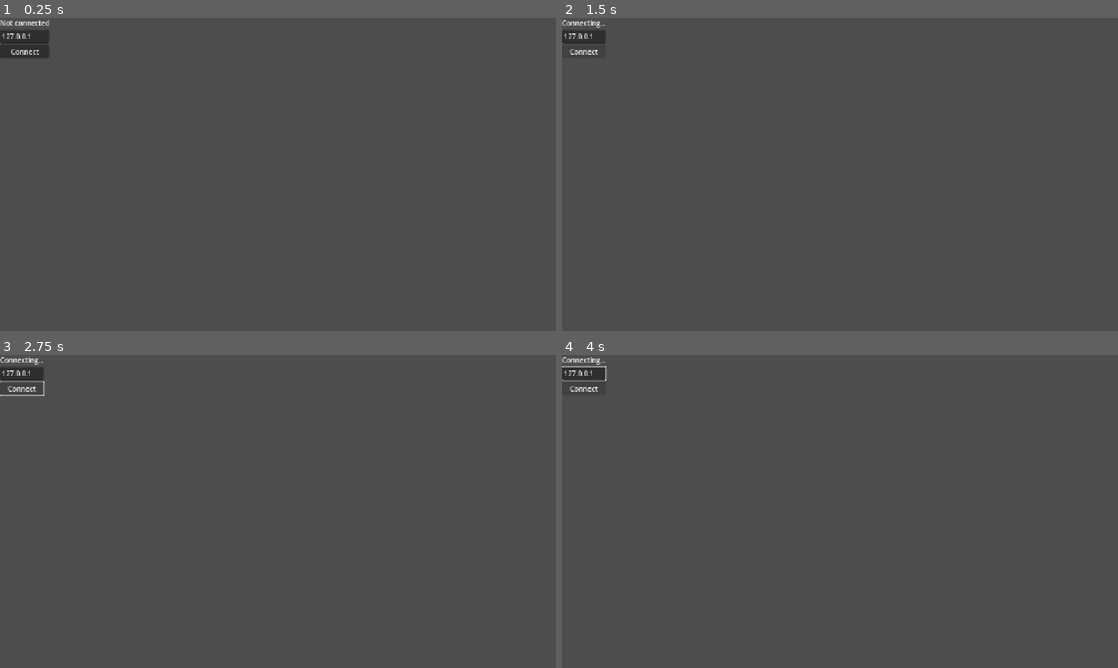
Above: before the commit, frames 1-4 (two rows, left to right).
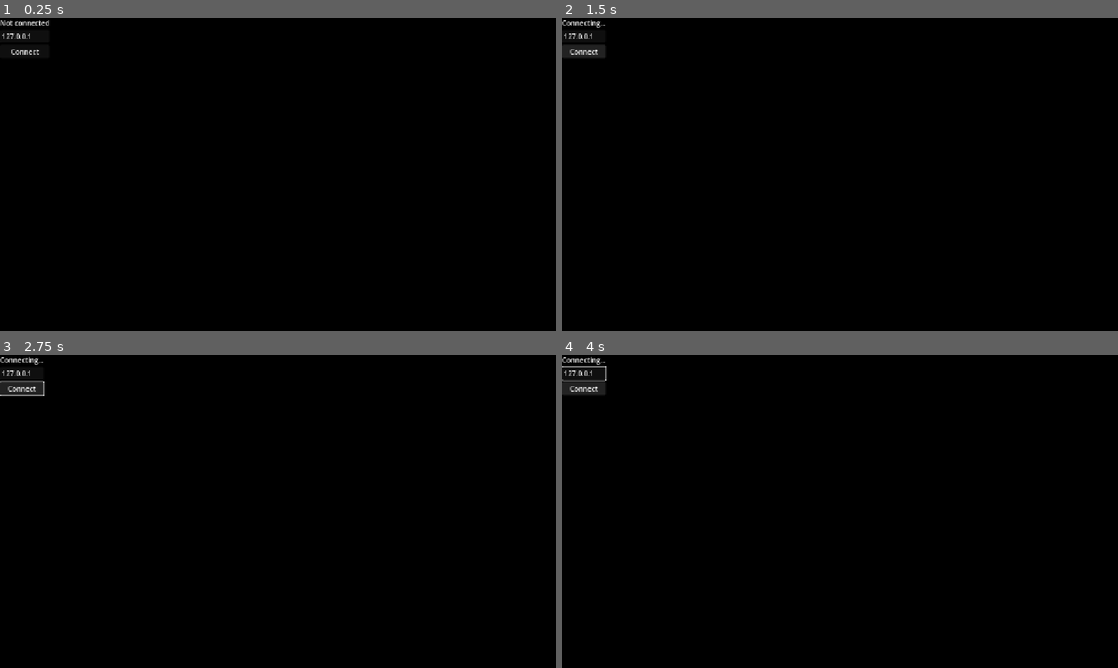
Above: after the commit, the same moments.

Repository: ivan-ball/webgamefp
Game: Godot game, scene res://boot/Boot.tscn
Two runs of this game, one before a commit and one after it. Both use one fixed random seed, a clock stepped at 60 frames per second and the inputs below.
Inputs:
- Up to frame 1 (0.25 s): no input
- Up to frame 2 (1.5 s): tap Enter at 0.5 s; hold Right (ui_right) 0.53-1.25 s; click "Connect" at 1.25 s
- Up to frame 3 (2.75 s): hold Down (ui_down) from 2.03 s (still down)
- Up to frame 4 (4 s): release Down (ui_down) at 2.78 s; hold Right (ui_right) 2.78-3.53 s; hold Up (ui_up) from 3.53 s (still down)

The runs differ from the first frame. In frame 1, 100% of the frame differs, in the area x 0-100%, y 0-100%; in frame 2, 100%; in frame 3, 100%; in frame 4, 100%.

Commit message:
Player spwaning and server-authoritative movement

Diff:
--- a/godot/client/client_main.gd
+++ b/godot/client/client_main.gd
@@ -8,10 +8,15 @@
 	status.text = "Not connected"
 	host_input.text = Net.get_default_host()
 	connect_button.pressed.connect(_on_connect_pressed)
-	multiplayer.connected_to_server.connect(func(): status.text = "Connected!")
+	multiplayer.connected_to_server.connect(_on_connected)
 	multiplayer.connection_failed.connect(func(): status.text = "Connection failed")
 	multiplayer.server_disconnected.connect(func(): status.text = "Disconnected from server")
 
 func _on_connect_pressed() -> void:
 	status.text = "Connecting..."
 	Net.start_client(host_input.text)
+
+
+func _on_connected() -> void:
+	status.text = "Connected!"
+	$VBox.hide()
--- a/godot/client/client_main.tscn
+++ b/godot/client/client_main.tscn
@@ -1,11 +1,14 @@
 [gd_scene format=3 uid="uid://bfirgqwo4gird"]
 
-[ext_resource type="Script" uid="uid://d05l8r2kiheip" path="res://client/client_main.gd" id="1_q508y"]
+[ext_resource type="Script" uid="uid://d05l8r2kiheip" path="res://client/client_main.gd" id="1_ogjql"]
+[ext_resource type="PackedScene" uid="uid://ci8m8cs38vbj6" path="res://game/world.tscn" id="2_kqxjk"]
 
-[node name="ClientMain" type="Control" unique_id=2089363499]
+[node name="Main" type="Control" unique_id=2089363499]
 layout_mode = 3
 anchors_preset = 0
-script = ExtResource("1_q508y")
+script = ExtResource("1_ogjql")
+
+[node name="World" parent="." unique_id=818112580 instance=ExtResource("2_kqxjk")]
 
 [node name="VBox" type="VBoxContainer" parent="." unique_id=1657823895]
 layout_mode = 0
--- /dev/null
+++ b/godot/game/player.gd
@@ -0,0 +1,24 @@
+extends CharacterBody2D
+
+const SPEED := 220.0
+var input_dir := Vector2.ZERO  # only used on the server
+
+func _ready() -> void:
+	$ColorRect.color = Color.from_hsv(float(name.to_int() % 360) / 360.0, 0.8, 1.0)
+
+func _physics_process(_delta: float) -> void:
+	if multiplayer.is_server():
+		velocity = input_dir * SPEED
+		move_and_slide()
+	elif name.to_int() == multiplayer.get_unique_id():
+		var dir := Input.get_vector("ui_left", "ui_right", "ui_up", "ui_down")
+		send_input.rpc_id(1, dir)
+
+@rpc("any_peer", "call_remote", "unreliable_ordered")
+func send_input(dir: Vector2) -> void:
+	if not multiplayer.is_server():
+		return
+	# Only accept input from the peer that owns this player
+	if multiplayer.get_remote_sender_id() != name.to_int():
+		return
+	input_dir = dir.limit_length(1.0)
--- /dev/null
+++ b/godot/game/player.tscn
@@ -0,0 +1,27 @@
+[gd_scene format=3 uid="uid://1fq6ax6sy0nm"]
+
+[ext_resource type="Script" uid="uid://csbqxhr8pf3k2" path="res://game/player.gd" id="1_dadds"]
+
+[sub_resource type="RectangleShape2D" id="RectangleShape2D_0t2b1"]
+size = Vector2(32, 32)
+
+[sub_resource type="SceneReplicationConfig" id="SceneReplicationConfig_fgci7"]
+properties/0/path = NodePath(".:position")
+properties/0/spawn = true
+properties/0/replication_mode = 1
+
+[node name="Player" type="CharacterBody2D" unique_id=1407301282]
+script = ExtResource("1_dadds")
+
+[node name="ColorRect" type="ColorRect" parent="." unique_id=614795776]
+offset_left = -16.0
+offset_top = -16.0
+offset_right = 16.0
+offset_bottom = 16.0
+color = Color(0, 1, 1, 1)
+
+[node name="CollisionShape2D" type="CollisionShape2D" parent="." unique_id=1590993317]
+shape = SubResource("RectangleShape2D_0t2b1")
+
+[node name="MultiplayerSynchronizer" type="MultiplayerSynchronizer" parent="." unique_id=416293310]
+replication_config = SubResource("SceneReplicationConfig_fgci7")
--- /dev/null
+++ b/godot/game/world.tscn
@@ -0,0 +1,14 @@
+[gd_scene format=3 uid="uid://ci8m8cs38vbj6"]
+
+[node name="World" type="Node2D" unique_id=818112580]
+
+[node name="Background" type="ColorRect" parent="." unique_id=1407405657]
+offset_right = 1280.0
+offset_bottom = 720.0
+color = Color(0, 0, 0, 1)
+
+[node name="Players" type="Node2D" parent="." unique_id=532965456]
+
+[node name="Spawner" type="MultiplayerSpawner" parent="." unique_id=989230125]
+_spawnable_scenes = PackedStringArray("uid://1fq6ax6sy0nm")
+spawn_path = NodePath("../Players")
--- a/godot/server/server_main.gd
+++ b/godot/server/server_main.gd
@@ -1,5 +1,20 @@
 extends Node
+
+@onready var players: Node2D = $World/Players
 
 func _ready() -> void:
 	print("Starting dedicated server...")
 	Net.start_server()
+	multiplayer.peer_connected.connect(_on_peer_connected)
+	multiplayer.peer_disconnected.connect(_on_peer_disconnected)
+
+func _on_peer_connected(id: int) -> void:
+	var p := preload("res://game/player.tscn").instantiate()
+	p.name = str(id)
+	p.position = Vector2(200 + randi() % 300, 200)
+	players.add_child(p)
+
+func _on_peer_disconnected(id: int) -> void:
+	var p := players.get_node_or_null(str(id))
+	if p:
+		p.queue_free()
--- a/godot/server/server_main.tscn
+++ b/godot/server/server_main.tscn
@@ -1,6 +1,9 @@
 [gd_scene format=3 uid="uid://c7wfn70sv655r"]
 
-[ext_resource type="Script" uid="uid://baig4jri032yy" path="res://server/server_main.gd" id="1_15vg1"]
+[ext_resource type="Script" uid="uid://baig4jri032yy" path="res://server/server_main.gd" id="1_g7q2q"]
+[ext_resource type="PackedScene" uid="uid://ci8m8cs38vbj6" path="res://game/world.tscn" id="2_uh23n"]
 
-[node name="ServerMain" type="Node" unique_id=323126849]
-script = ExtResource("1_15vg1")
+[node name="Main" type="Node" unique_id=323126849]
+script = ExtResource("1_g7q2q")
+
+[node name="World" parent="." unique_id=818112580 instance=ExtResource("2_uh23n")]
Not shown: 1 places in godot/boot/Boot.tscn that only renumber resources
Not shown, added: godot/game/player.gd.uid
Not shown: 1 places in godot/tools/bot_main.tscn that only renumber resources
